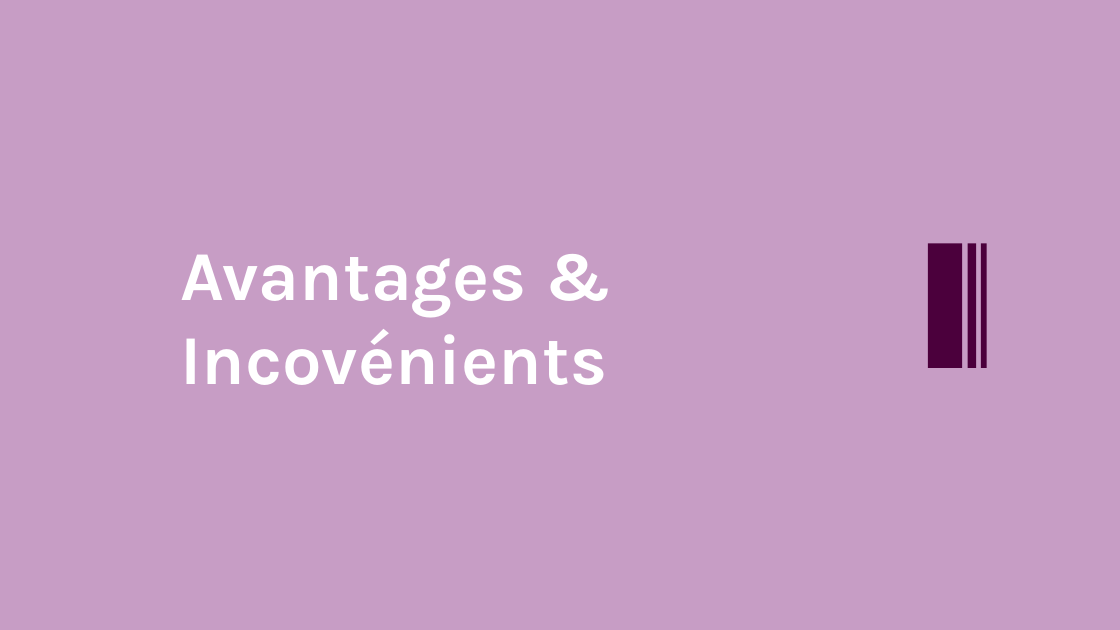
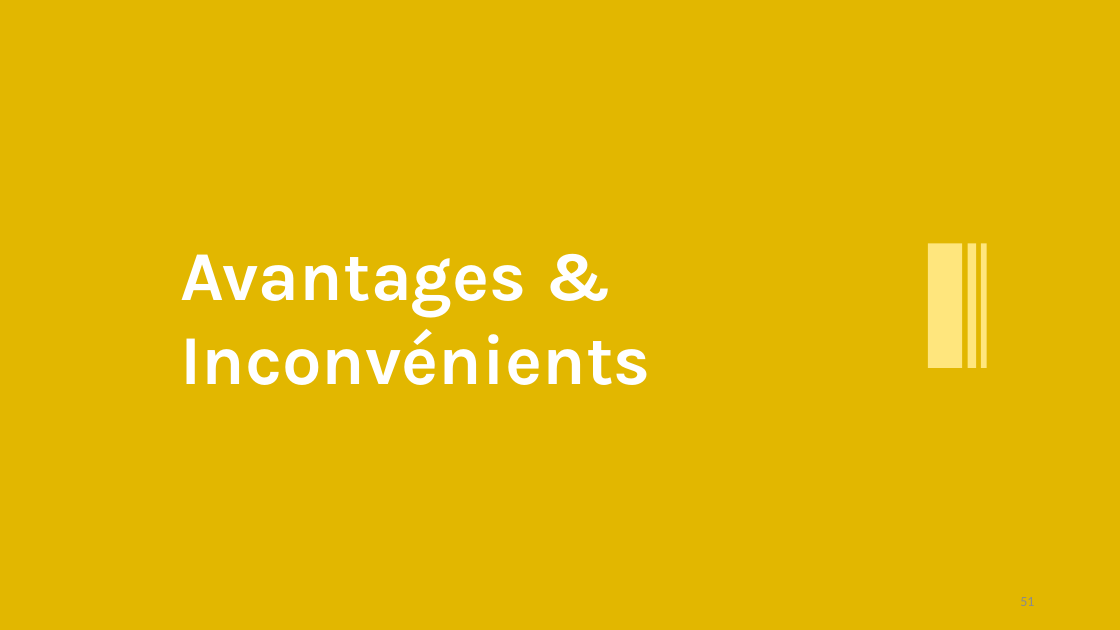
Before and after one commit to HouariZegai/academic-projects, a slide deck: slide 51 of Architecture SGBD/Project/presentation/Presentation-projet-SQLite.pptx (slide 12 before the commit). Drawn at 1120x630 pixels with LibreOffice and Linux fonts; fonts in the diff are those of the drawing. Boxes give left, top, right and bottom in pixels: in the first picture for what was removed or moved away, otherwise in the second. Text is boxed around its words. In the diff, an @@ line names an element or a change of style, - is before the commit and + after.

```diff
--- a/Architecture SGBD/Project/presentation/Presentation-projet-SQLite.pptx
+++ b/Architecture SGBD/Project/presentation/Presentation-projet-SQLite.pptx
@@ background #C79DC5 to #E2B700 @@
@@ text at bbox=[180, 254, 650, 385]: text changed @@
-Avantages & Incovénients
+Avantages & Inconvénients
@@ fill #4B003C to #FFE67D in 3 elements at bbox=[928, 244, 963, 368], bbox=[968, 244, 976, 368], bbox=[981, 244, 987, 368] @@
@@ page number added at bbox=[1020, 597, 1034, 606], 12 pt, text #8C8C8C @@
+51
```
Also in this commit, not shown: 10 other slides changed, 45 slides added, 2 slides removed, 23 other files.
